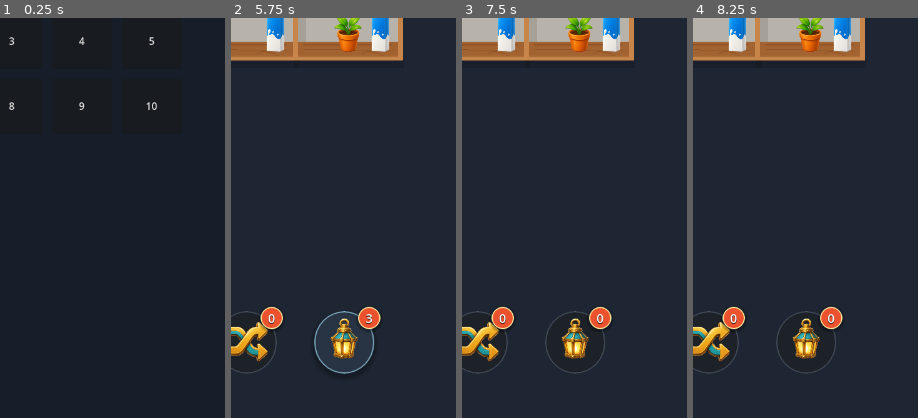
Above: before the commit, frames 1-4 (left to right).
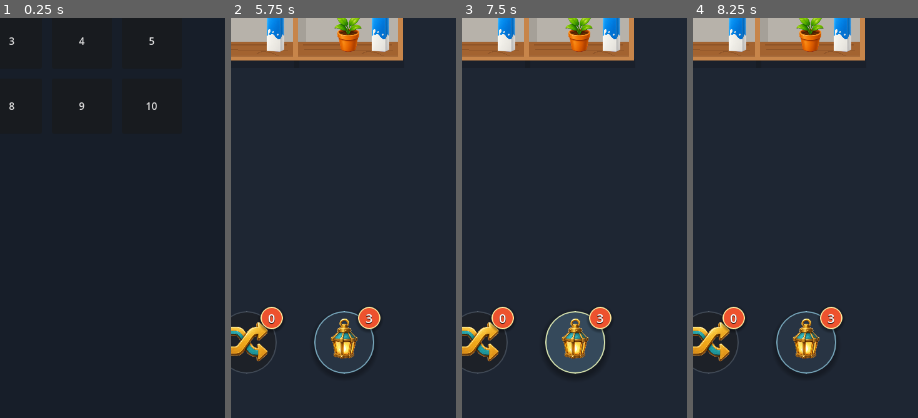
Above: after the commit, the same moments.

Repository: vladeque/sorting-puzzle
Game: Godot game, scene res://scenes/main_menu.tscn
The game is run twice, just before and just after one commit, with the same random seed, the same clock (stepped at 60 frames per second) and the same inputs.
Inputs (mouse positions are % of the whole screen's width and height, from its top left):
- Up to frame 1 (0.25 s): no input
- Up to frame 2 (5.75 s): click "1" at 0.5 s; click "3" at 1.25 s; click "2" at 2 s; click "1" at 2.75 s; click "3" at 3.5 s; click "2" at 4.25 s; click "1" at 5 s
- Up to frame 3 (7.5 s): click "3" at 5.75 s; click "2" (after the commit: "3") at 6.5 s; click "1" (after the commit: "3") at 7.25 s
- Up to frame 4 (8.25 s): tap Enter at 8 s; move the mouse to (72, 45) at 8.02 s; click (72, 45) at 8.17 s
The pictures show only the part of the screen within x 47-97%, y 50-100%; the shares and areas given below are measured in that part.

Frames 1-2 are identical in both runs. In frame 3, 2.5% of the frame differs, in the area x 36-64%, y 73-89%; in frame 4, 2.4%.

Commit message:
Fix visible item outline rendering

Diff:
--- a/scenes/item.tscn
+++ b/scenes/item.tscn
@@ -1,15 +1,11 @@
-[gd_scene load_steps=5 format=3]
+[gd_scene format=3 uid="uid://dvnlhf6t2bm4v"]
 
-[ext_resource type="Script" path="res://scripts/item.gd" id="1_item_script"]
-
-[sub_resource type="RectangleShape2D" id="RectangleShape2D_item_hitbox"]
-size = Vector2(64, 100)
+[ext_resource type="Script" uid="uid://c3hge2sjd0d56" path="res://scripts/item.gd" id="1_item_script"]
 
 [sub_resource type="Shader" id="Shader_item_outline"]
 code = "shader_type canvas_item;
 
 uniform vec4 outline_color : source_color = vec4(1.0, 0.86, 0.18, 1.0);
-uniform float outline_width : hint_range(0.0, 8.0, 0.25) = 0.0;
 uniform float alpha_threshold : hint_range(0.0, 1.0, 0.01) = 0.1;
 
 void fragment() {
@@ -17,43 +13,34 @@
 	vec4 base_color = texture(TEXTURE, UV);
 	vec4 final_color = vec4(0.0);
 
-	if (outline_width > 0.0 && base_color.a <= alpha_threshold) {
-		vec2 outline_step = TEXTURE_PIXEL_SIZE * outline_width;
-		float outline_alpha = 0.0;
-		outline_alpha = max(outline_alpha, texture(TEXTURE, UV + vec2(outline_step.x, 0.0)).a);
-		outline_alpha = max(outline_alpha, texture(TEXTURE, UV + vec2(-outline_step.x, 0.0)).a);
-		outline_alpha = max(outline_alpha, texture(TEXTURE, UV + vec2(0.0, outline_step.y)).a);
-		outline_alpha = max(outline_alpha, texture(TEXTURE, UV + vec2(0.0, -outline_step.y)).a);
-		outline_alpha = max(outline_alpha, texture(TEXTURE, UV + outline_step).a);
-		outline_alpha = max(outline_alpha, texture(TEXTURE, UV - outline_step).a);
-		outline_alpha = max(outline_alpha, texture(TEXTURE, UV + vec2(outline_step.x, -outline_step.y)).a);
-		outline_alpha = max(outline_alpha, texture(TEXTURE, UV + vec2(-outline_step.x, outline_step.y)).a);
-
-		if (outline_alpha > alpha_threshold) {
-			final_color = vec4(outline_color.rgb, outline_color.a * vertex_color.a);
-		}
+	if (base_color.a > alpha_threshold) {
+		final_color = vec4(outline_color.rgb, outline_color.a * base_color.a * vertex_color.a);
 	}
 
 	COLOR = final_color;
 }
 "
 
-[sub_resource type="ShaderMaterial" id="ShaderMaterial_item_outline"]
+[sub_resource type="ShaderMaterial" id="ShaderMaterial_4gq7n"]
 resource_local_to_scene = true
 shader = SubResource("Shader_item_outline")
 shader_parameter/outline_color = Color(1, 0.86, 0.18, 1)
-shader_parameter/outline_width = 0.0
 shader_parameter/alpha_threshold = 0.1
 
-[node name="Item" type="Area2D"]
+[sub_resource type="RectangleShape2D" id="RectangleShape2D_item_hitbox"]
+size = Vector2(64, 100)
+
+[node name="Item" type="Area2D" unique_id=757671973]
 z_index = 6
 script = ExtResource("1_item_script")
 
-[node name="OutlineSprite" type="Sprite2D" parent="."]
+[node name="OutlineSprite" type="Sprite2D" parent="." unique_id=515204852]
 visible = false
-material = SubResource("ShaderMaterial_item_outline")
+material = SubResource("ShaderMaterial_4gq7n")
+scale = Vector2(0.34, 0.34)
 
-[node name="Sprite2D" type="Sprite2D" parent="."]
+[node name="Sprite2D" type="Sprite2D" parent="." unique_id=800087730]
+scale = Vector2(0.34, 0.34)
 
-[node name="CollisionShape2D" type="CollisionShape2D" parent="."]
+[node name="CollisionShape2D" type="CollisionShape2D" parent="." unique_id=518417999]
 shape = SubResource("RectangleShape2D_item_hitbox")
--- a/scripts/item.gd
+++ b/scripts/item.gd
@@ -62,7 +62,7 @@
 
 	var outline_sprite := get_node_or_null("OutlineSprite") as Sprite2D
 	if outline_sprite != null:
-		outline_sprite.scale = Vector2.ONE * visual_scale
+		outline_sprite.scale = _get_outline_scale()
 
 
 func _prepare_outline_material() -> void:
@@ -90,7 +90,21 @@
 	var outline_sprite := get_node_or_null("OutlineSprite") as Sprite2D
 	if outline_sprite != null:
 		outline_sprite.visible = _outline_enabled
+		outline_sprite.scale = _get_outline_scale()
 
 	_outline_material.set_shader_parameter("outline_color", outline_color)
-	_outline_material.set_shader_parameter("outline_width", outline_width if _outline_enabled else 0.0)
 	_outline_material.set_shader_parameter("alpha_threshold", outline_alpha_threshold)
+
+
+func _get_outline_scale() -> Vector2:
+	if not _outline_enabled or texture == null:
+		return Vector2.ONE * visual_scale
+
+	var texture_size := texture.get_size()
+	if texture_size.x <= 0.0 or texture_size.y <= 0.0:
+		return Vector2.ONE * visual_scale
+
+	return Vector2(
+		visual_scale + outline_width * 2.0 / texture_size.x,
+		visual_scale + outline_width * 2.0 / texture_size.y
+	)
--- a/scripts/level.gd
+++ b/scripts/level.gd
@@ -1029,7 +1029,7 @@
 
 
 func _use_highlight() -> bool:
-	var items_to_highlight := _find_highlight_items()
+	var items_to_highlight := _find_immediate_triple_items()
 	if items_to_highlight.is_empty():
 		return false
 
@@ -1042,14 +1042,6 @@
 	return true
 
 
-func _find_highlight_items() -> Array[ShelfItem]:
-	var immediate_items := _find_immediate_triple_items()
-	if not immediate_items.is_empty():
-		return immediate_items
-
-	return _find_visible_triple_items()
-
-
 func _destroy_items(items_to_destroy: Array[ShelfItem]) -> void:
 	var shelves_to_check: Array[Node] = []
 	for item in items_to_destroy:
@@ -1101,32 +1093,6 @@
 	return highlighted
 
 
-func _find_visible_triple_items() -> Array[ShelfItem]:
-	var items_by_type := {}
-	var candidate_id := &""
-	for item in _get_visible_items():
-		if item.item_id == &"":
-			continue
-
-		if not items_by_type.has(item.item_id):
-			items_by_type[item.item_id] = []
-
-		var typed_items := items_by_type[item.item_id] as Array
-		typed_items.append(item)
-		if candidate_id == &"" and typed_items.size() >= SLOT_COUNT:
-			candidate_id = item.item_id
-
-	if candidate_id == &"":
-		return []
-
-	var highlighted: Array[ShelfItem] = []
-	var candidate_items := items_by_type[candidate_id] as Array
-	for item in candidate_items:
-		highlighted.append(item)
-
-	return highlighted
-
-
 func _update_highlight_timer(delta: float) -> void:
 	if _highlight_timer <= 0.0:
 		return
@@ -1141,7 +1107,7 @@
 		return
 
 	var previous_items := _highlighted_items.duplicate()
-	_highlighted_items = _find_highlight_items()
+	_highlighted_items = _find_immediate_triple_items()
 	for item in previous_items:
 		if item != null and is_instance_valid(item):
 			_apply_item_visual_state(item)
Not shown, changed: docs/SCRIPTS.md
